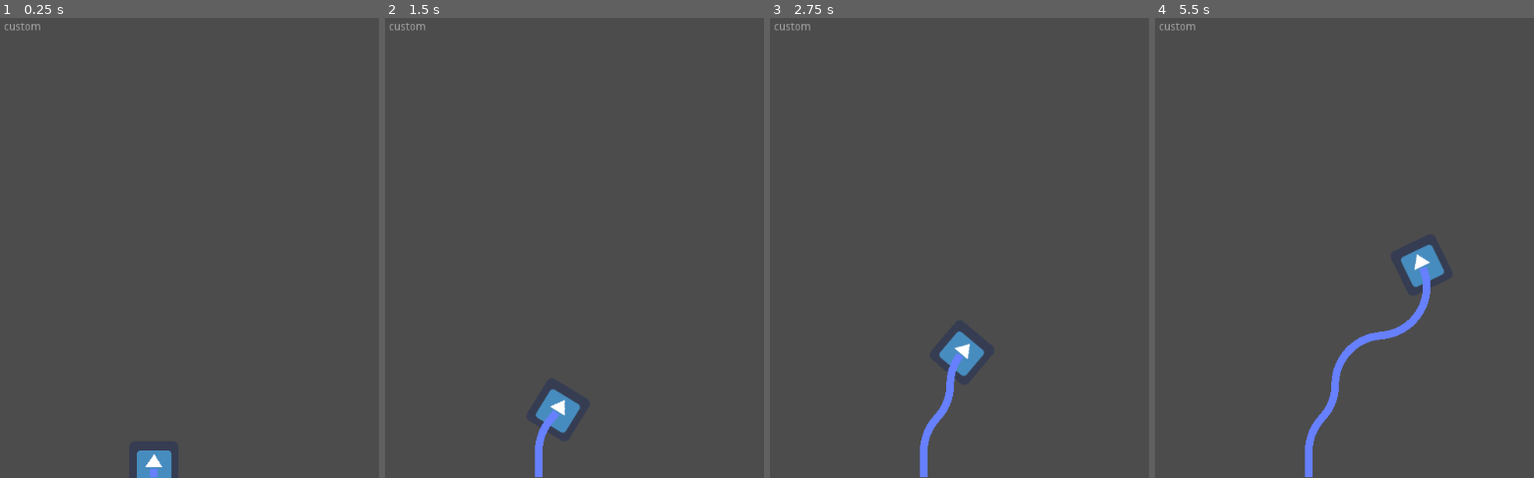
Above: before the commit, frames 1-4 (left to right).
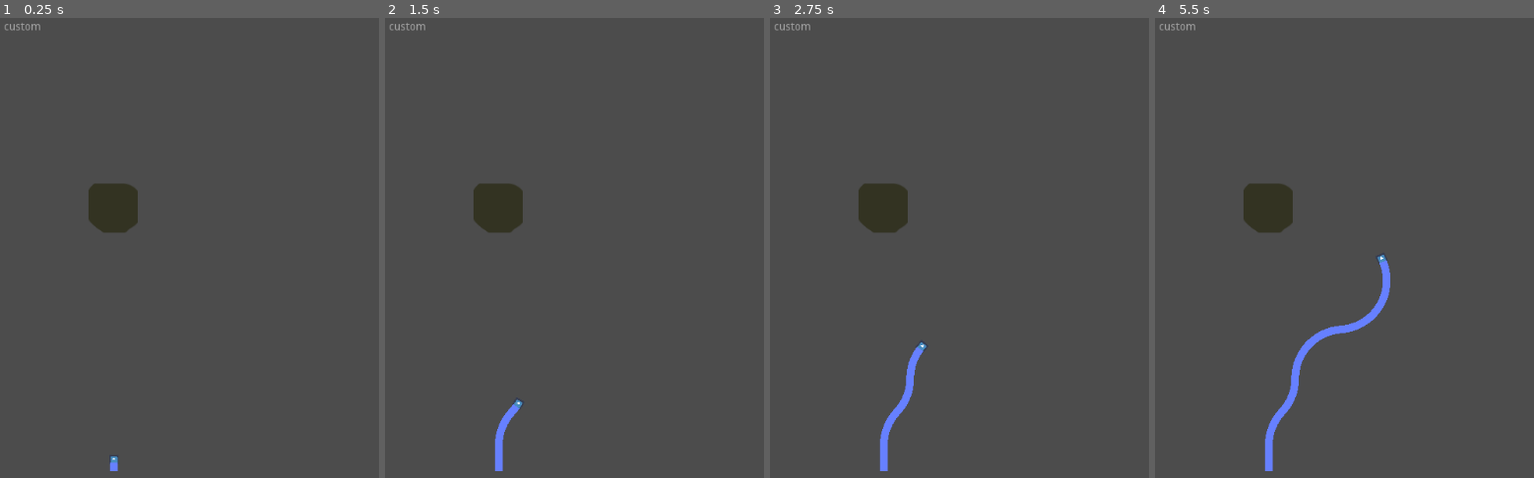
Above: after the commit, the same moments.

Repository: HedgeLizards/GGJ23
Game: Godot game, scene res://scenes/World.tscn
Two runs of this game, one before a commit and one after it. Both use one fixed random seed, a clock stepped at 60 frames per second and the inputs below. The engine's default icon, where the game draws it, is replaced by a stand-in: a white triangle on a blue panel in a dark square.
Inputs:
- Up to frame 1 (0.25 s): no input
- Up to frame 2 (1.5 s): hold D (right) 0.53-1.28 s; hold A (left) from 1.28 s (still down)
- Up to frame 3 (2.75 s): release A (left) at 2.03 s; hold D (right) from 2.03 s (still down)
- Up to frame 4 (5.5 s): release D (right) at 3.53 s; hold A (left) from 3.53 s (still down)

The runs differ from the first frame. In frame 1, 1.9% of the frame differs, in the area x 23-46%, y 36-100%; in frame 2, 2.6%; in frame 3, 3.1%; in frame 4, 4.4%, in the area x 23-77%, y 36-100%.

Commit message:
add stone obstacle

Diff:
--- a/scenes/Germ.tscn
+++ b/scenes/Germ.tscn
@@ -2,13 +2,13 @@
 
 [ext_resource path="res://icon.png" type="Texture" id=1]
 
-[sub_resource type="RectangleShape2D" id=1]
-extents = Vector2( 24, 24 )
+[sub_resource type="CircleShape2D" id=1]
+radius = 6.0
 
 [node name="Germ" type="KinematicBody2D"]
-position = Vector2( 200, 600 )
 
 [node name="Icon" type="Sprite" parent="."]
+scale = Vector2( 0.2, 0.2 )
 texture = ExtResource( 1 )
 
 [node name="CollisionShape2D" type="CollisionShape2D" parent="."]
--- a/scenes/Segment.tscn
+++ b/scenes/Segment.tscn
@@ -1,5 +1,3 @@
 [gd_scene format=2]
 
 [node name="Line2D" type="Line2D"]
-
-[node name="Line2D" type="Line2D" parent="."]
--- a/scenes/Stone.tscn
+++ b/scenes/Stone.tscn
@@ -1,11 +1,14 @@
-[gd_scene format=2]
+[gd_scene load_steps=3 format=2]
+
+[ext_resource path="res://assets/stone.png" type="Texture" id=1]
+
+[sub_resource type="CircleShape2D" id=1]
+radius = 33.0
 
 [node name="Stone" type="StaticBody2D"]
 
-[node name="StaticBody2D" type="StaticBody2D" parent="."]
+[node name="Sprite" type="Sprite" parent="."]
+texture = ExtResource( 1 )
 
 [node name="CollisionShape2D" type="CollisionShape2D" parent="."]
-
-[node name="CollisionShape2D2" type="CollisionShape2D" parent="."]
-
-[node name="CollisionShape2D3" type="CollisionShape2D" parent="."]
+shape = SubResource( 1 )
--- a/scenes/World.tscn
+++ b/scenes/World.tscn
@@ -1,7 +1,8 @@
-[gd_scene load_steps=3 format=2]
+[gd_scene load_steps=4 format=2]
 
 [ext_resource path="res://scenes/Player.tscn" type="PackedScene" id=1]
 [ext_resource path="res://scenes/VersionTag.tscn" type="PackedScene" id=2]
+[ext_resource path="res://scenes/Stone.tscn" type="PackedScene" id=3]
 
 [node name="World" type="Node2D"]
 
@@ -14,3 +15,7 @@
 margin_bottom = 19.0
 
 [node name="Player" parent="." instance=ExtResource( 1 )]
+position = Vector2( 148, 592 )
+
+[node name="Stone" parent="." instance=ExtResource( 3 )]
+position = Vector2( 147, 248 )
Binary file added: assets/stone.png
Not shown, added: assets/stone.png.import
